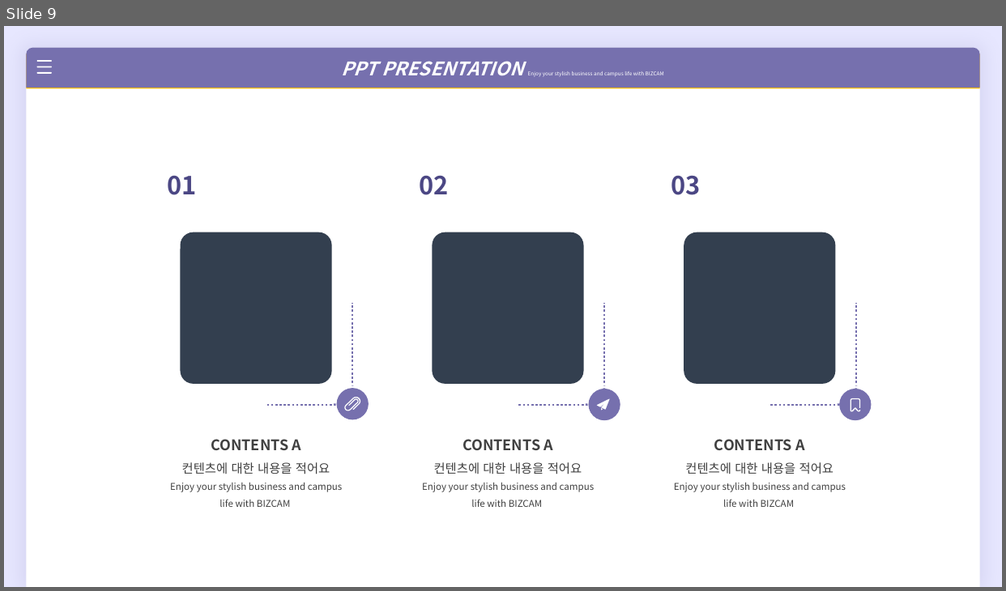
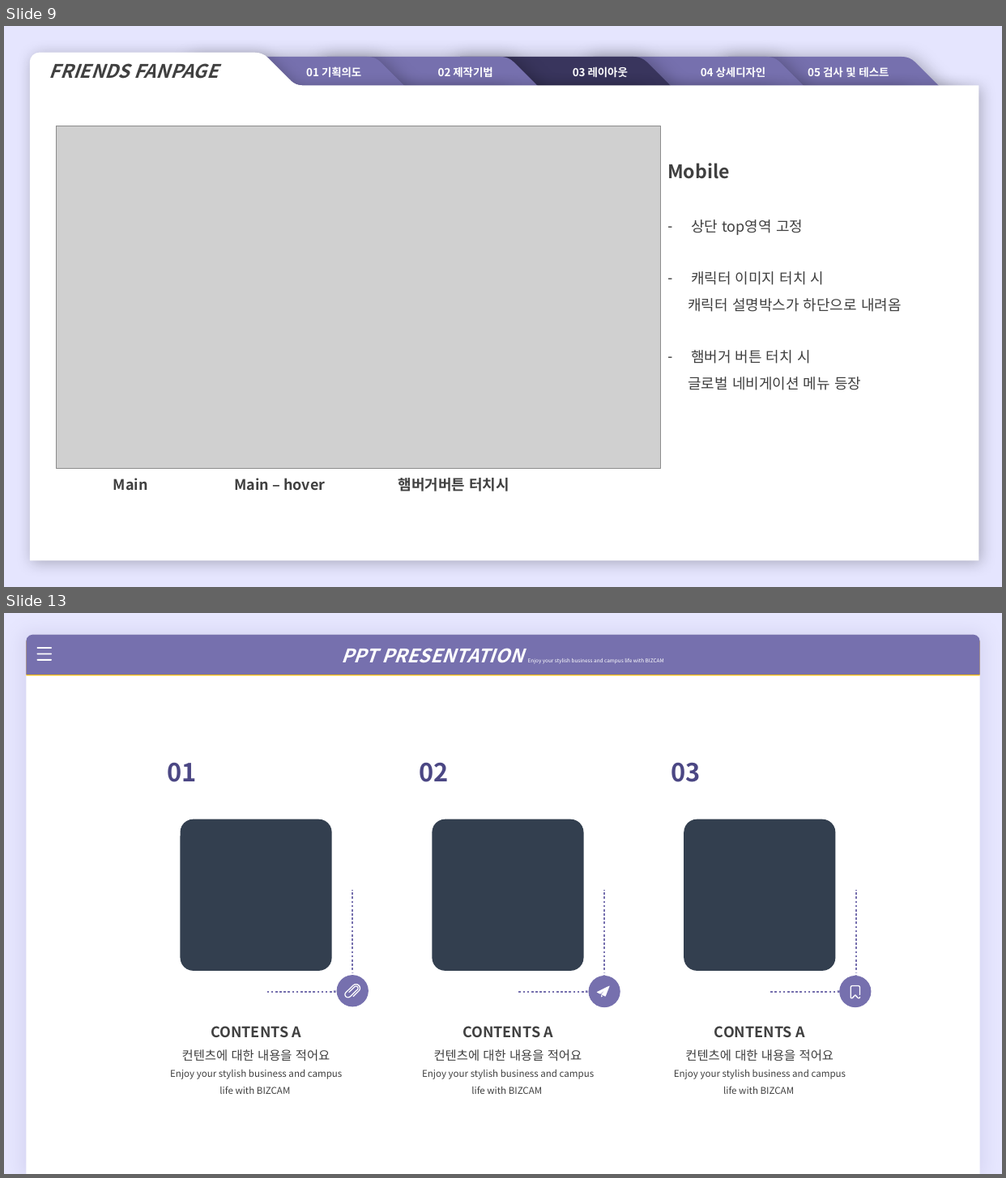
Before and after one commit to toreetutu/toree_PJ, a slide deck: 도깨비응용PJ_FRIENDS_v3/선우현_FRIENDS.pptx. Shown one above the other, each under a label of ours: slide 9 before the commit, slides 9 and 13 after it; the slides between them are not shown. The pictures are 1006x591 and 1006x1178 pixels, drawn with LibreOffice and Linux fonts; fonts in the diff are those of the drawing; grey boxes stand for pictures. Boxes give left, top, right and bottom in pixels: in the first picture for what was removed or moved away, otherwise in the second. Text is boxed around its words. In the diff, an @@ line names an element or a change of style, - is before the commit and + after.

```diff
--- a/도깨비응용PJ_FRIENDS_v3/선우현_FRIENDS.pptx
+++ b/도깨비응용PJ_FRIENDS_v3/선우현_FRIENDS.pptx
@@ slide 9 added at (x1=4, y1=26, x2=1002, y2=587), background #E5E5FE @@
@@ freeform shape added at (x1=29, y1=52, x2=978, y2=561), fill #FFFFFF @@
@@ text added at (x1=49, y1=63, x2=218, y2=79), 18 pt, text #404040, bold, italic @@
+FRIENDS FANPAGE
@@ freeform shape added at (x1=185, y1=57, x2=505, y2=130), fill #7670AE, 10.5 pt, text #FFFFFF, bold @@
+01 기획의도
@@ freeform shape added at (x1=318, y1=57, x2=638, y2=130), fill #7670AE, 10.5 pt, text #FFFFFF, bold @@
+02 제작기법
@@ freeform shape added at (x1=452, y1=57, x2=771, y2=130), fill #39355D, 10.5 pt, text #FFFFFF, bold @@
+03 레이아웃
@@ freeform shape added at (x1=584, y1=57, x2=904, y2=130), fill #7670AE, 10.5 pt, text #FFFFFF, bold @@
+04 상세디자인
@@ freeform shape added at (x1=720, y1=57, x2=956, y2=130), fill #7670AE, 10.5 pt, text #FFFFFF, bold @@
+05 검사 및 테스트
@@ picture added at (x1=56, y1=126, x2=660, y2=468) @@
@@ text added at (x1=667, y1=163, x2=901, y2=390), 14 pt, text #404040 @@
+Mobile
+– 상단 top영역 고정
+– 캐릭터 이미지 터치 시
+캐릭터 설명박스가 하단으로 내려옴
+– 햄버거 버튼 터치 시
+글로벌 네비게이션 메뉴 등장
@@ text added at (x1=113, y1=478, x2=509, y2=492), 14 pt, text #404040, bold @@
+Main Main – hover 햄버거버튼 터치시
@@ what was slide 9 is now slide 13 @@
```
Also in this commit, not shown: 6 slides changed, 3 other slides added, 20 other files.
